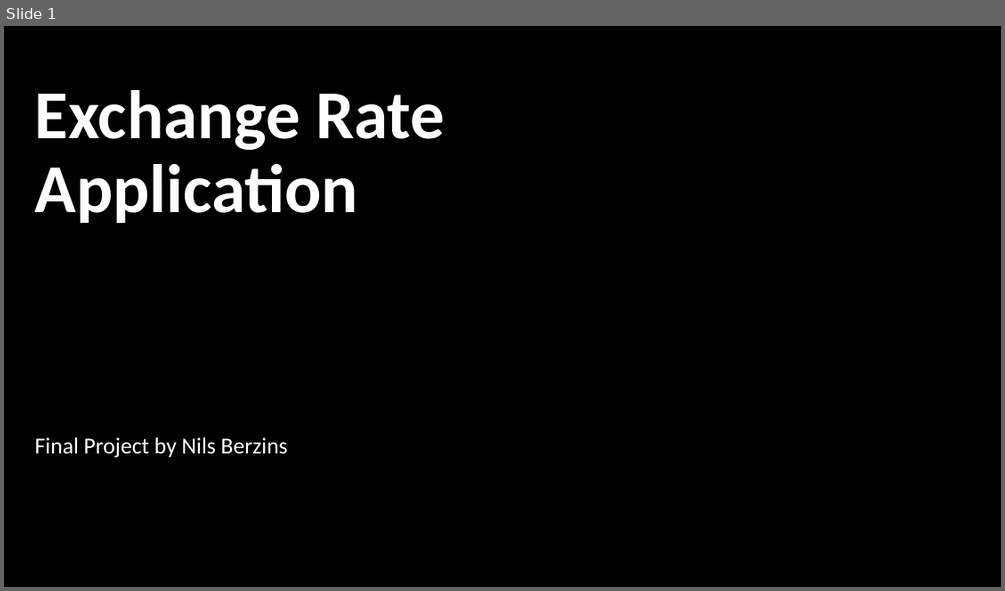
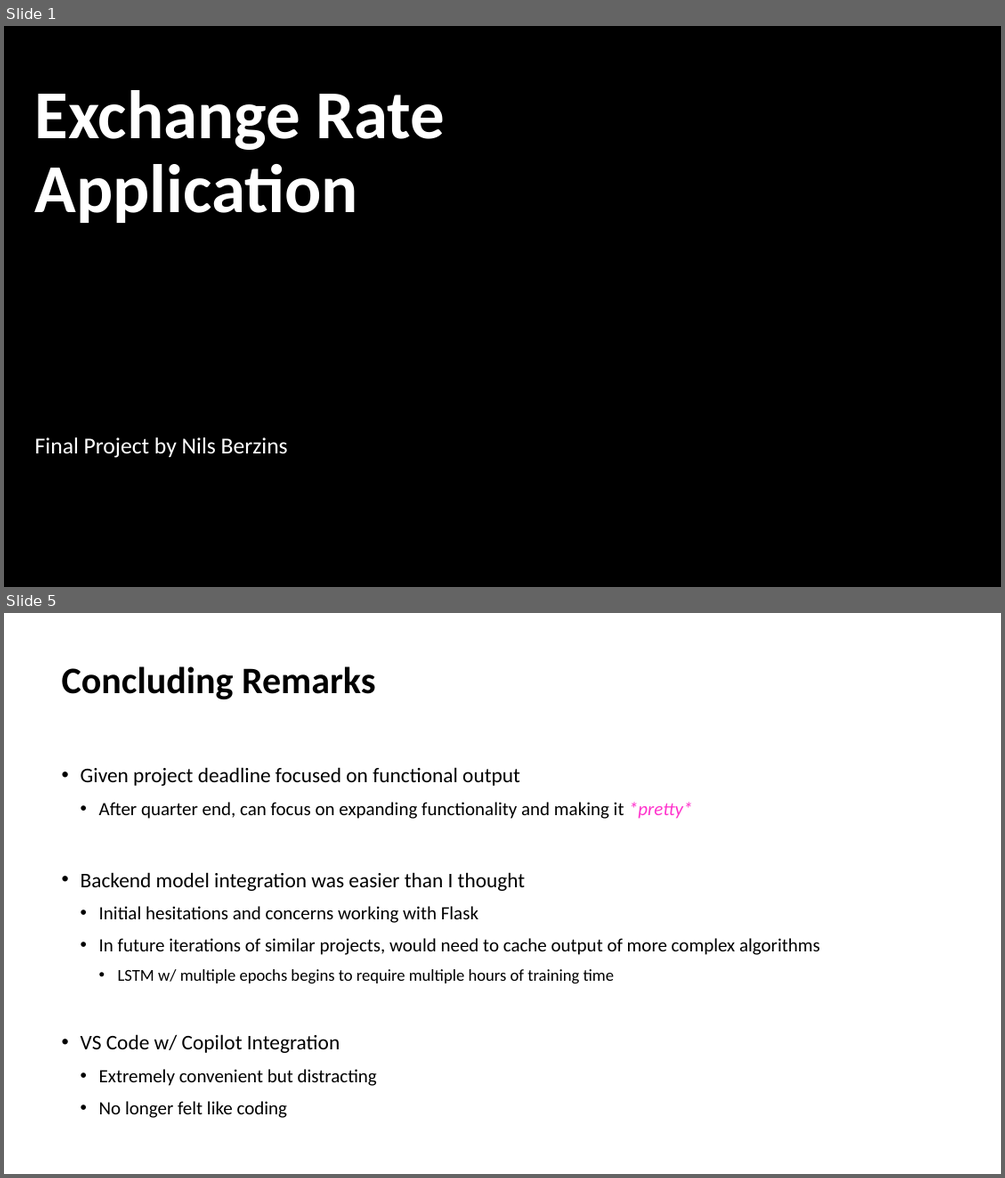
Before and after one commit to nilsberzins/STAT418-FinalPoject, a slide deck: Exchange Rate Application.pptx. Shown one above the other, each under a label of ours: slide 1 before the commit, slides 1 and 5 after it; the slides between them are not shown. The pictures are 1005x591 and 1005x1178 pixels, drawn with LibreOffice and Linux fonts; fonts in the diff are those of the drawing; background and template pictures are left out. Boxes give left, top, right and bottom in pixels: in the first picture for what was removed or moved away, otherwise in the second. Text is boxed around its words. In the diff, an @@ line names an element or a change of style, - is before the commit and + after.

Commit message:
Adding project write up and small edits to Data Collection Notebook

```diff
--- a/Exchange Rate Application.pptx
+++ b/Exchange Rate Application.pptx
@@ slide 5 added at (4,613,1001,1174), background #FFFFFF @@
@@ title added at (62,666,375,699), 36 pt, text #000000, bold @@
+Concluding Remarks
@@ text added at (81,767,820,1118), 18 pt, text #000000 @@
+• Given project deadline focused on functional output
+  • After quarter end, can focus on expanding functionality and making it *pretty*
+• Backend model integration was easier than I thought
+  • Initial hesitations and concerns working with Flask
+  • In future iterations of similar projects, would need to cache output of more complex algorithms
+    • LSTM w/ multiple epochs begins to require multiple hours of training time
+• VS Code w/ Copilot Integration
+  • Extremely convenient but distracting
+  • No longer felt like coding
```
Also in this commit, not shown: 3 other slides added, 3 slides removed, 3 other files.
